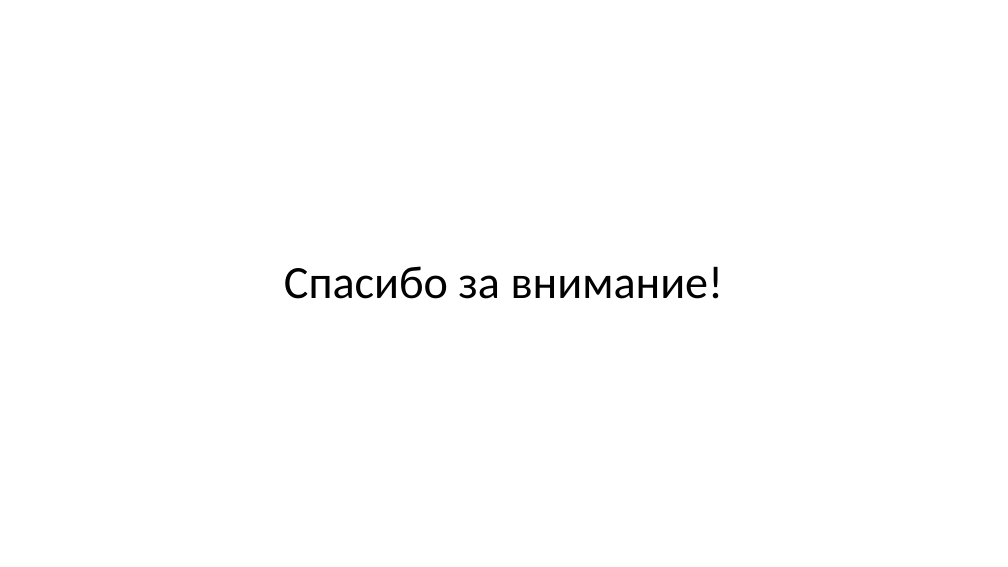
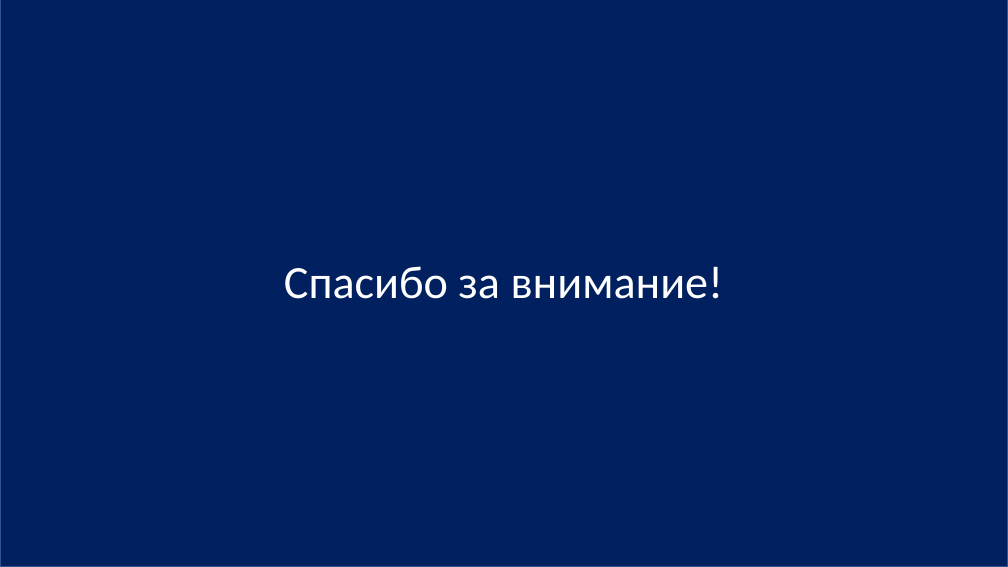
Before and after one commit to truly-a-moth/photozhop, a slide deck: slide 8 of ПРОЕКТ ПИТОН.pptx (slide 10 before the commit). Drawn at 1008x567 pixels with LibreOffice and Linux fonts; fonts in the diff are those of the drawing. Boxes give left, top, right and bottom in pixels: in the first picture for what was removed or moved away, otherwise in the second. Text is boxed around its words. In the diff, an @@ line names an element or a change of style, - is before the commit and + after.

```diff
--- a/ПРОЕКТ ПИТОН.pptx
+++ b/ПРОЕКТ ПИТОН.pptx
@@ rectangle added at <box>0,0,1008,567</box>, fill #002060, outline #325491 1 pt @@
@@ title "Спасибо за внимание!" at <box>284,266,724,299</box>: text colour #000000 to #FFFFFF @@
```
Also in this commit, not shown: 6 other slides changed, 2 slides removed.
